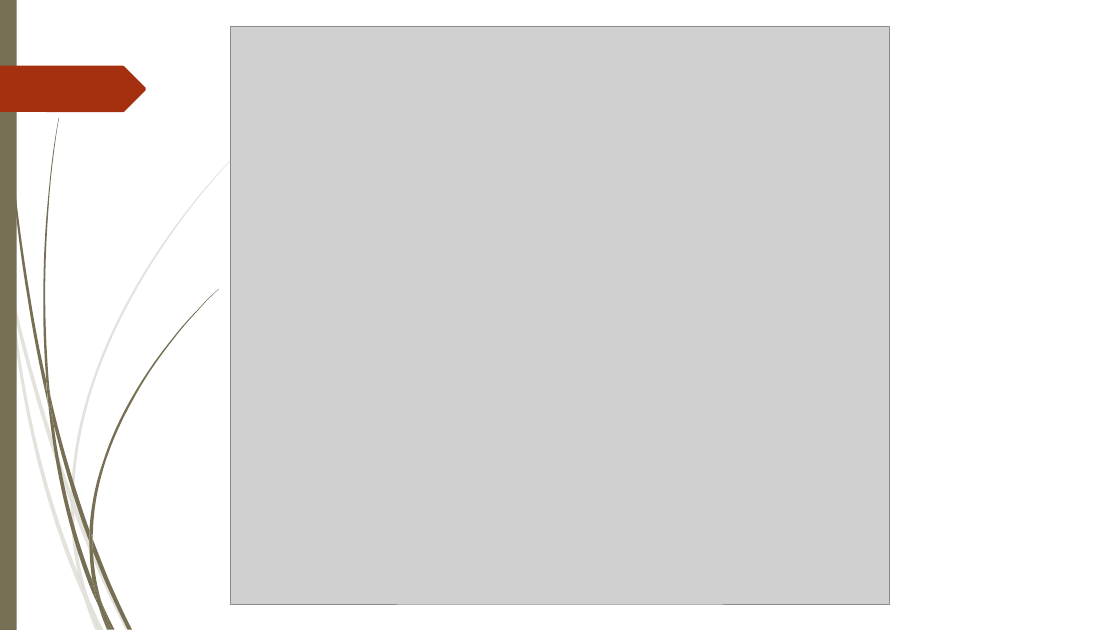
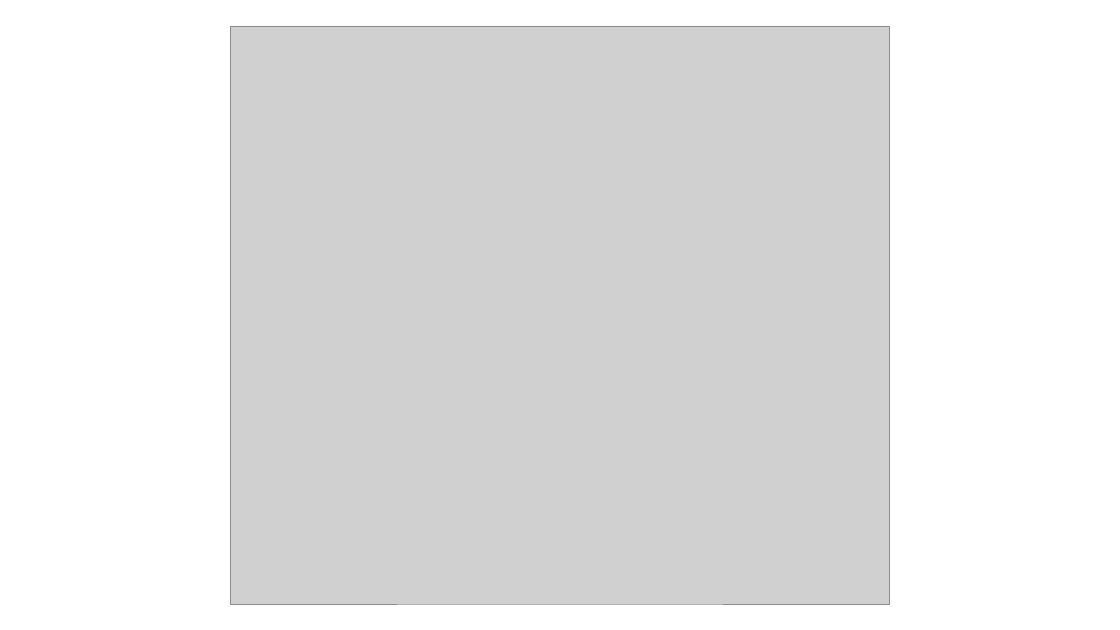
Before and after one commit to johannesdhbw/MC_Projekt, a slide deck: slide 10 of Präsentation/Microcomputertechnik.pptx (slide 9 before the commit). Drawn at 1120x630 pixels with LibreOffice and Linux fonts; fonts in the diff are those of the drawing; grey boxes stand for pictures. Boxes give left, top, right and bottom in pixels: in the first picture for what was removed or moved away, otherwise in the second. Text is boxed around its words. In the diff, an @@ line names an element or a change of style, - is before the commit and + after.

```diff
--- a/Präsentation/Microcomputertechnik.pptx
+++ b/Präsentation/Microcomputertechnik.pptx
@@ rectangle removed at (0,0,17,630) @@
@@ freeform shape removed at (0,66,146,112) @@
@@ group removed at (0,129,262,630): 10 freeform shapes @@
@@ group removed at (3,0,218,630): 12 freeform shapes @@
```
Also in this commit, not shown: 10 other slides changed, 1 slide added, 4 other files.
